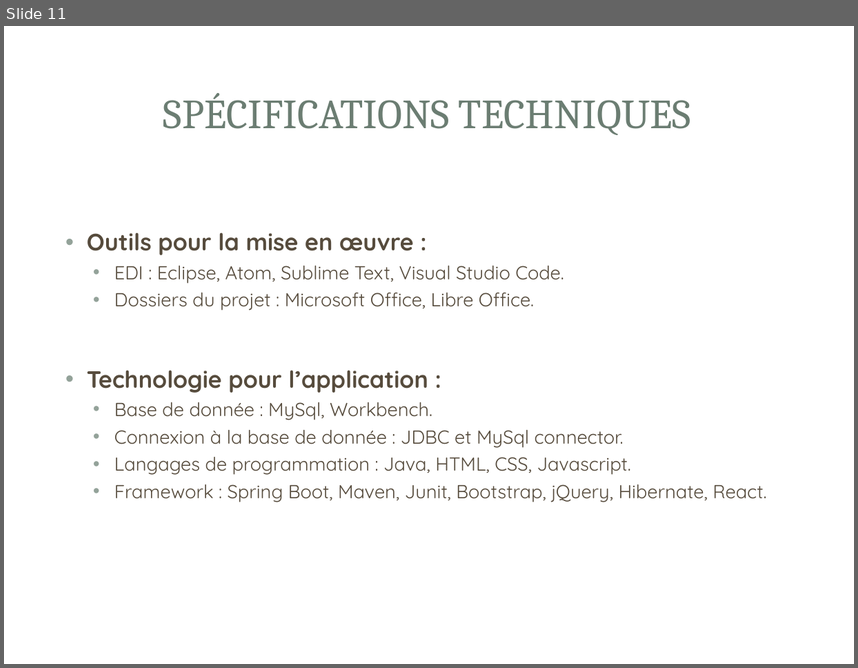
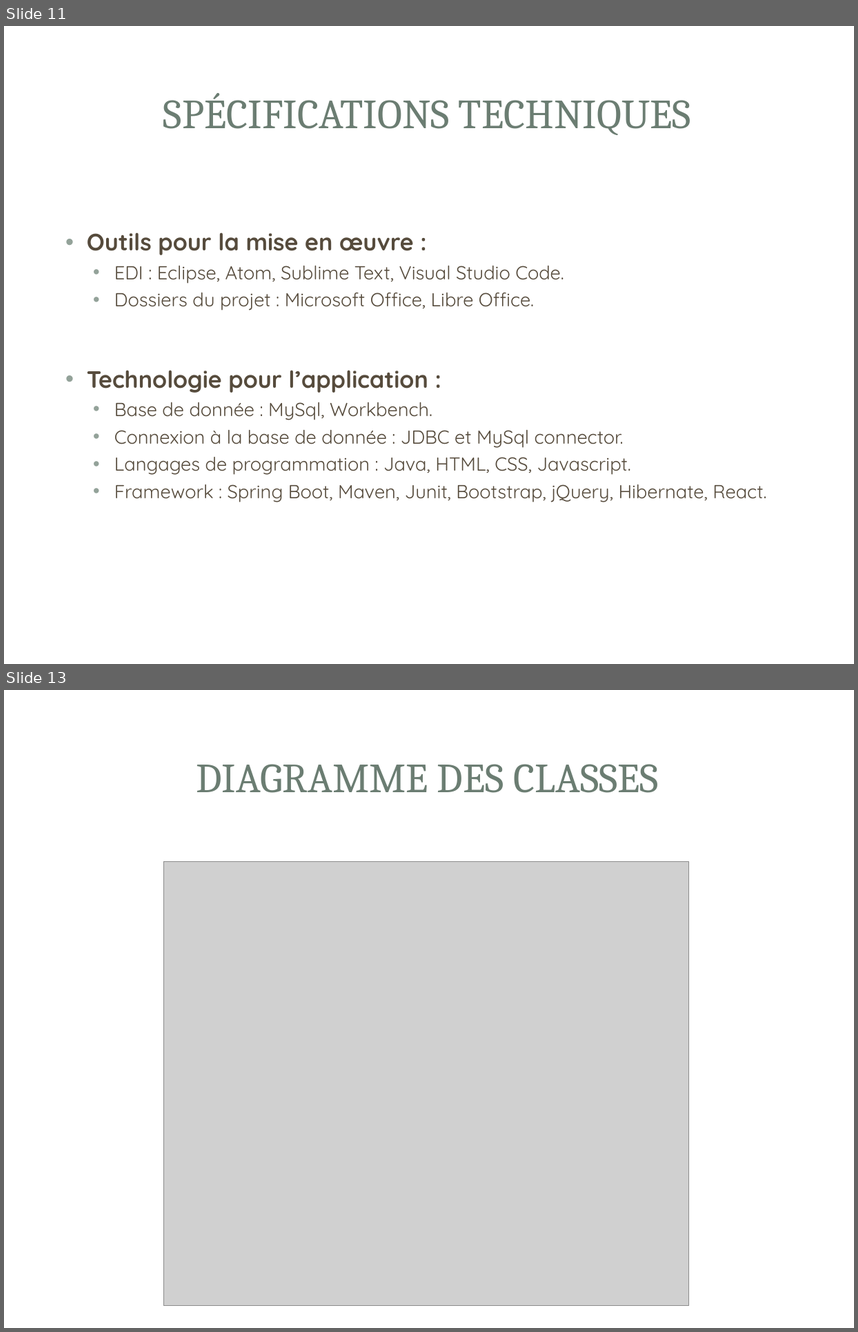
Before and after one commit to gestionsAbsences/gestionAbsences, a slide deck: Projet/Dossier/Projet de fin de fomation - Fred.ppt. Shown one above the other, each under a label of ours: slide 11 before the commit, slides 11 and 13 after it; the slides between them are not shown. The pictures are 858x668 and 858x1332 pixels, drawn with LibreOffice and Linux fonts; fonts in the diff are those of the drawing; grey boxes stand for pictures; background and template pictures are left out. Boxes give left, top, right and bottom in pixels: in the first picture for what was removed or moved away, otherwise in the second. Text is boxed around its words. In the diff, an @@ line names an element or a change of style, - is before the commit and + after.

```diff
--- a/Projet/Dossier/Projet de fin de fomation - Fred.ppt
+++ b/Projet/Dossier/Projet de fin de fomation - Fred.ppt
@@ slide 13 added at [4, 690, 854, 1328], background picture (left out); not listed: 2 template elements that a slide beside it also shows @@
@@ title added at [196, 764, 659, 793], 35 pt, text #6B7D72 @@
+DIAGRAMME DES CLASSES
@@ picture added at [164, 862, 689, 1305] @@
```
Also in this commit, not shown: 4 slides changed, 1 other slide added.
